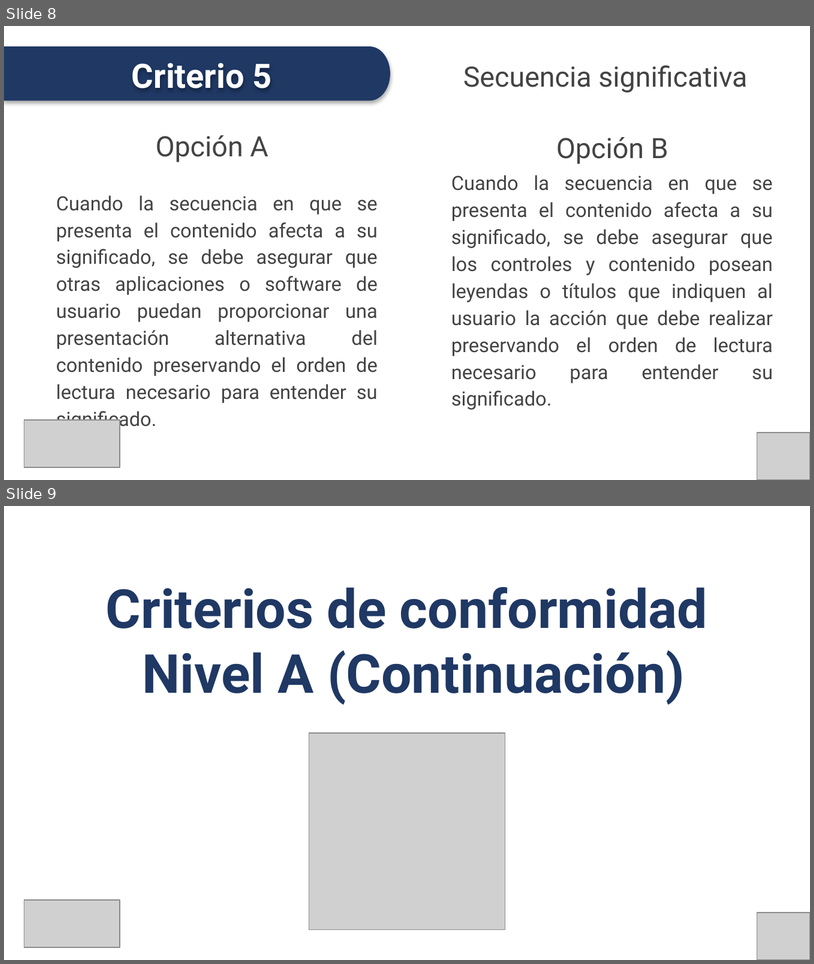
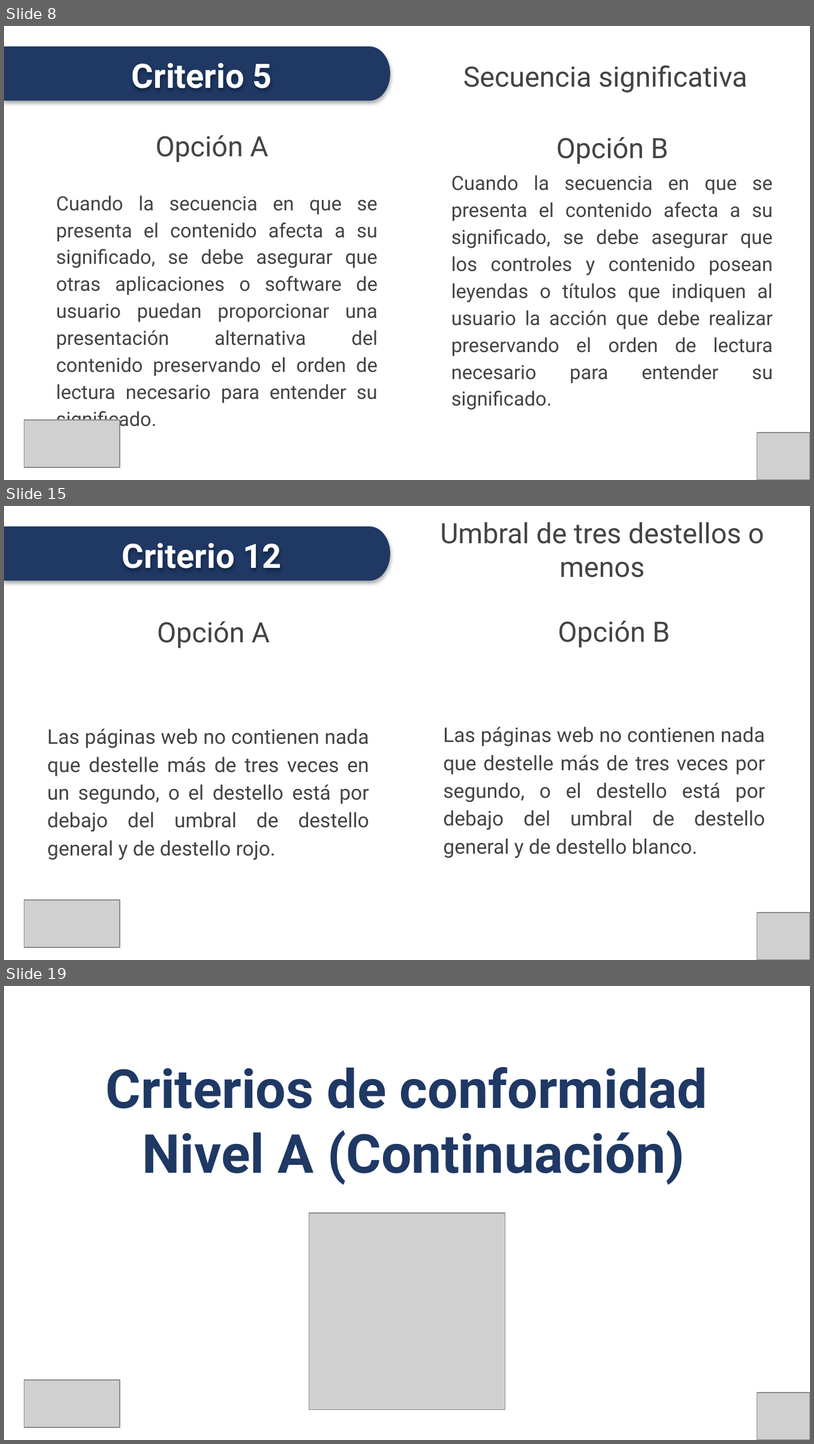
Before and after one commit to conaipd/accesibilidad, a slide deck: NTS - Accesibilidad Web - P2 - SEPTIEMBRE 2024.pptx. Shown one above the other, each under a label of ours: slides 8 and 9 before the commit, slides 8, 15 and 19 after it; the slides between them are not shown. The pictures are 814x964 and 814x1444 pixels, drawn with LibreOffice and Linux fonts; fonts in the diff are those of the drawing; grey boxes stand for pictures. Boxes give left, top, right and bottom in pixels: in the first picture for what was removed or moved away, otherwise in the second. Text is boxed around its words. In the diff, an @@ line names an element or a change of style, - is before the commit and + after.

```diff
--- a/NTS - Accesibilidad Web - P2 - SEPTIEMBRE 2024.pptx
+++ b/NTS - Accesibilidad Web - P2 - SEPTIEMBRE 2024.pptx
@@ slide 15 added at (x1=4, y1=506, x2=810, y2=960), background #FFFFFF @@
@@ title added at (x1=440, y1=522, x2=765, y2=577), 25 pt, text #434343 @@
+Umbral de tres destellos o menos
@@ freeform shape added at (x1=4, y1=526, x2=390, y2=580), fill #1F3864 @@
@@ text added at (x1=122, y1=543, x2=282, y2=568), 30 pt, text #FFFFFF, bold @@
+Criterio 12
@@ text added at (x1=157, y1=621, x2=270, y2=648), 25 pt, text #434343 @@
+Opción A
@@ text added at (x1=558, y1=621, x2=670, y2=648), 25 pt, text #434343 @@
+Opción B
@@ text added at (x1=47, y1=729, x2=369, y2=859), 18 pt, text #434343 @@
+Las páginas web no contienen nada que destelle más de tres veces en un segundo, o el destello está por debajo del umbral de destello general y de destello rojo.
@@ text added at (x1=443, y1=727, x2=765, y2=858), 18 pt, text #434343 @@
+Las páginas web no contienen nada que destelle más de tres veces por segundo, o el destello está por debajo del umbral de destello general y de destello blanco.
@@ picture added at (x1=24, y1=900, x2=120, y2=947) @@
@@ picture added at (x1=757, y1=912, x2=810, y2=960) @@
@@ what was slide 9 is now slide 19 @@
```
Also in this commit, not shown: 25 other slides added, 6 other files.
